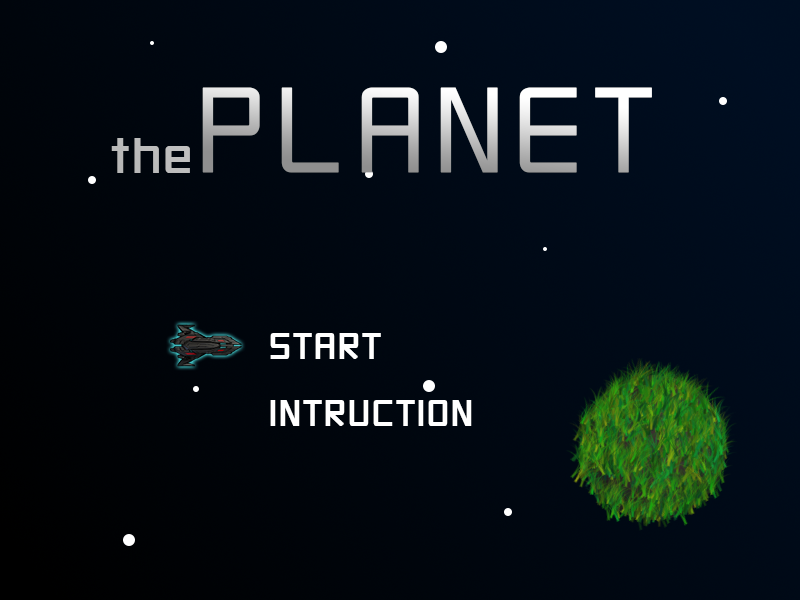
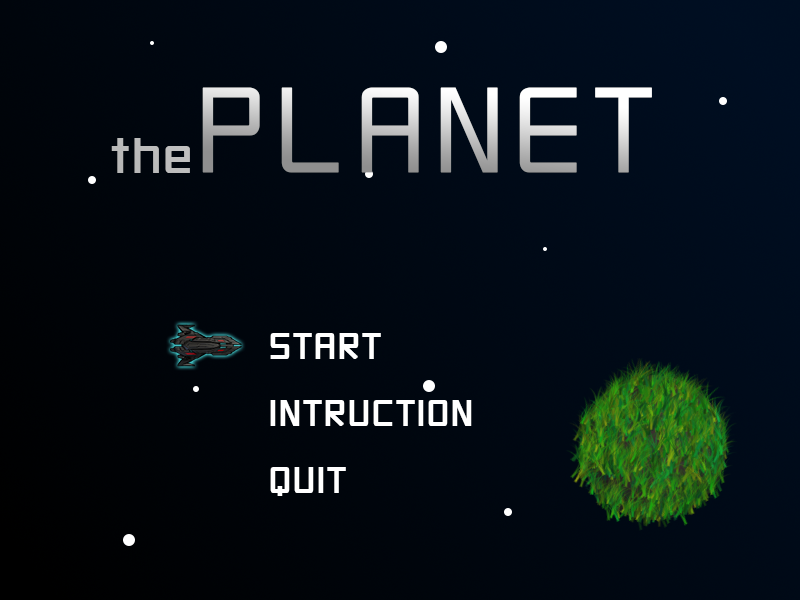
Layers edited between the first and the second 800 x 600 image:
renamed "START INTRUCTION" to "START INTRUCTION QUIT", painted on it over 270, 467, 346, 496
